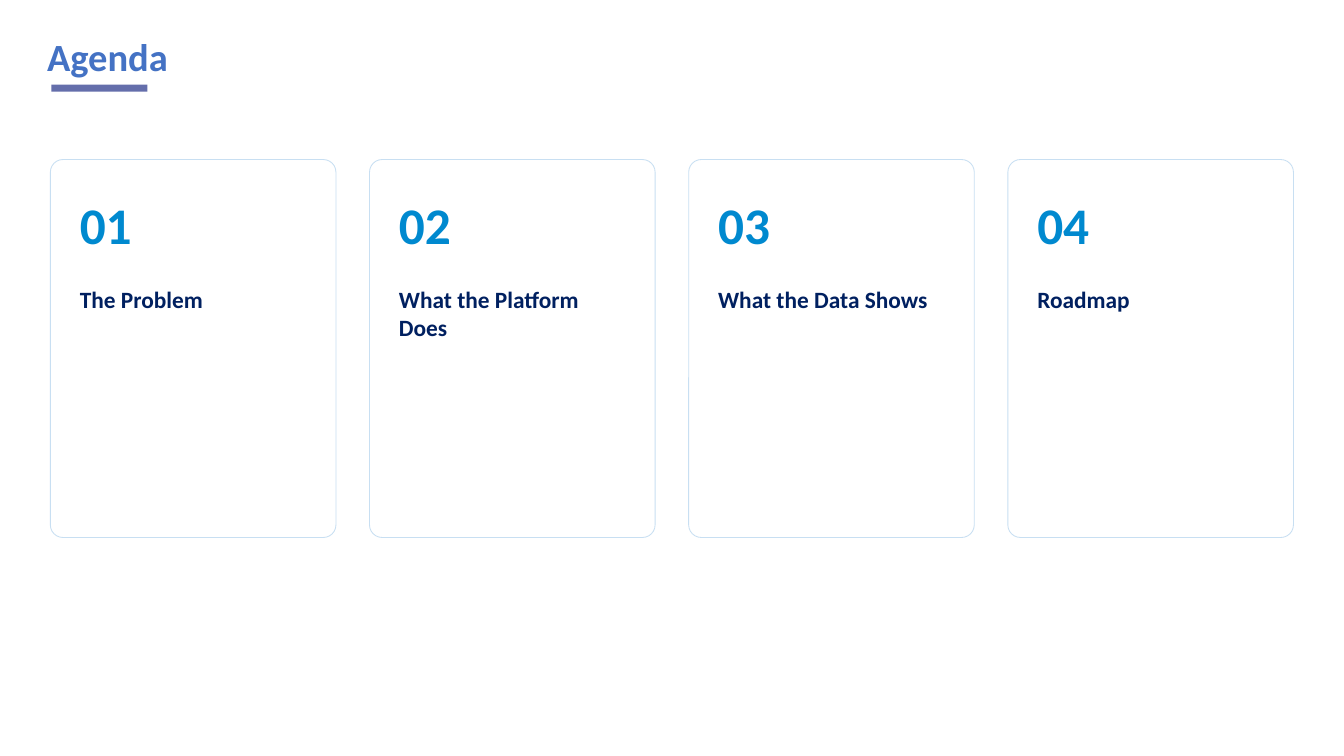
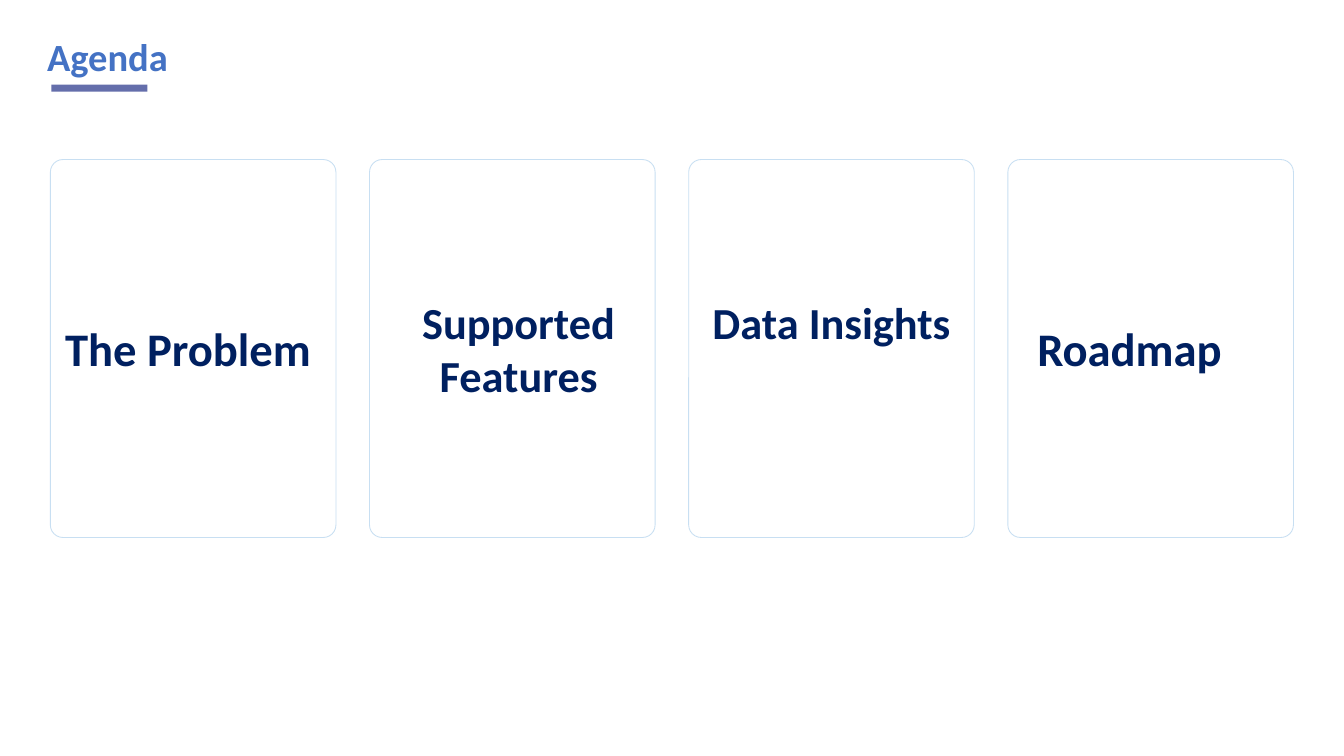
Before and after one commit to sd-umeshnikam/wind-turbine-pdm1, a slide deck: slide 2 of docs/deliverables/Project_Demo_Deck.pptx. Drawn at 1344x756 pixels with LibreOffice and Linux fonts; fonts in the diff are those of the drawing; background and template pictures are left out. Boxes give left, top, right and bottom in pixels: in the first picture for what was removed or moved away, otherwise in the second. Text is boxed around its words. In the diff, an @@ line names an element or a change of style, - is before the commit and + after.

```diff
--- a/docs/deliverables/Project_Demo_Deck.pptx
+++ b/docs/deliverables/Project_Demo_Deck.pptx
@@ text removed at (80,210,132,245) @@
-01
@@ text removed at (399,210,451,245) @@
-02
@@ text removed at (718,210,770,245) @@
-03
@@ text removed at (1037,210,1089,245) @@
-04
@@ text "The Problem" at (65,333,311,367): size 20 to 40 pt @@
@@ text "The Problem": place and size @@
-text "The Problem" at (80,291,203,308)
+text "The Problem" at (65,333,311,367)
@@ text at (422,308,615,393): text changed; size 20 to 38 pt @@
-What the Platform Does
+Supported Features
@@ text at (712,308,951,347): text changed; size 20 to 38 pt @@
-What the Data Shows
+Data Insights
@@ text "Roadmap": place and size @@
-text "Roadmap" at (1037,291,1129,312)
+text "Roadmap" at (1037,333,1221,374)
@@ text "Roadmap" at (1037,333,1221,374): size 20 to 40 pt @@
```
Also in this commit, not shown: 9 other slides changed, 1 slide added, 2 other files.
